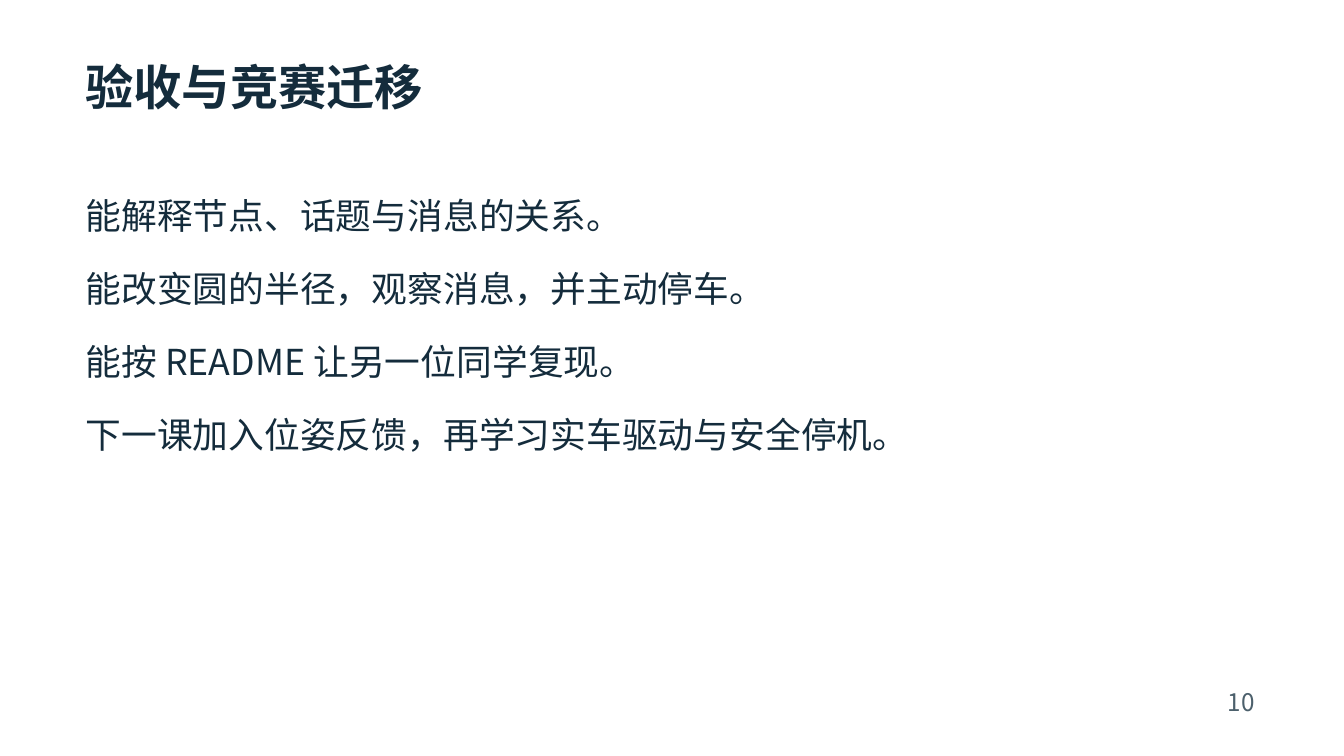
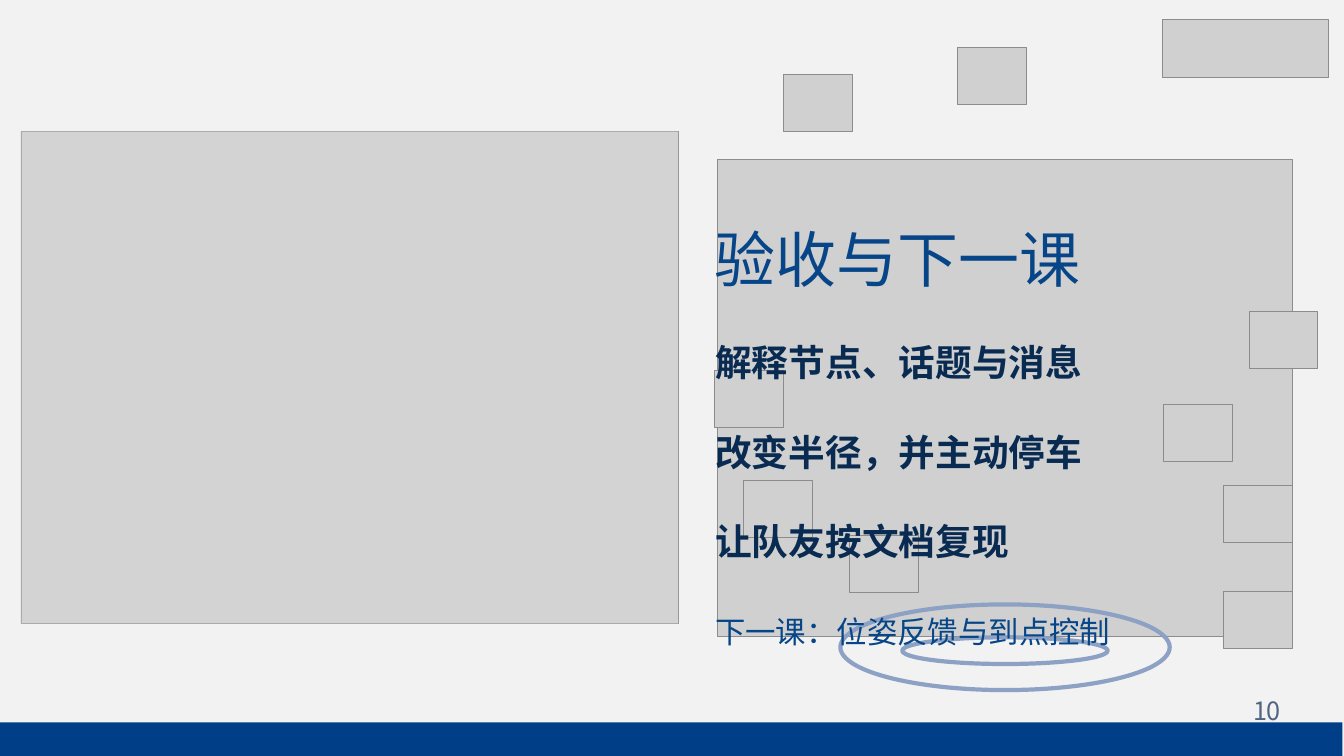
Before and after one commit to lingyunzhi328/Robo-Education-Recruitment-2026, a slide deck: slide 10 of slides/ROS2小海龟控制.pptx. Drawn at 1344x756 pixels with LibreOffice and Linux fonts; fonts in the diff are those of the drawing; grey boxes stand for pictures. Boxes give left, top, right and bottom in pixels: in the first picture for what was removed or moved away, otherwise in the second. Text is boxed around its words. In the diff, an @@ line names an element or a change of style, - is before the commit and + after.

```diff
--- a/slides/ROS2小海龟控制.pptx
+++ b/slides/ROS2小海龟控制.pptx
@@ background #FFFFFF to #F2F2F2 @@
@@ picture added at [1163,19,1329,78] @@
@@ picture added at [958,47,1026,105] @@
@@ text removed at [86,63,423,110] @@
-验收与竞赛迁移
@@ picture added at [783,75,852,132] @@
@@ rectangle added at [20,131,679,624], fill #D9D9D9 at 41% opacity @@
@@ picture added at [21,131,679,624] @@
@@ picture added at [718,159,1293,637] @@
@@ text removed at [86,198,909,452] @@
-能解释节点、话题与消息的关系。
-能改变圆的半径，观察消息，并主动停车。
-能按 README 让另一位同学复现。
-下一课加入位姿反馈，再学习实车驱动与安全停机。
@@ text added at [715,220,1081,298], 43.5 pt, text #064587 @@
+验收与下一课
@@ picture added at [1249,312,1318,369] @@
@@ text added at [715,339,1082,386], 26.2 pt, text #092B52, bold @@
+解释节点、话题与消息
@@ picture added at [715,371,783,429] @@
@@ picture added at [1165,404,1233,462] @@
@@ text added at [715,429,1082,476], 26.2 pt, text #092B52, bold @@
+改变半径，并主动停车
@@ picture added at [744,481,813,538] @@
@@ picture added at [1224,485,1293,542] @@
@@ text added at [715,518,1009,565], 26.2 pt, text #092B52, bold @@
+让队友按文档复现
@@ picture added at [850,535,919,593] @@
@@ picture added at [1224,592,1293,649] @@
@@ text added at [715,612,1110,651], 21.8 pt, text #064587 @@
+下一课：位姿反馈与到点控制
@@ ellipse added at [841,605,1171,691], outline #8DA1C4 3 pt @@
@@ ellipse added at [902,637,1108,664], outline #8DA1C4 3 pt @@
@@ text "10": place and size @@
-text "10" at [1228,693,1255,712]
+text "10" at [1253,701,1281,726]
@@ text "10" at [1253,701,1281,726]: size 17.2 to 18 pt, text colour #4C606C to #506581; alignment left to right @@
@@ rectangle added at [0,723,1343,756], fill #003F87 @@
```
Also in this commit, not shown: 7 other slides changed, 2 slides added, 2 slides removed, 12 other files.
